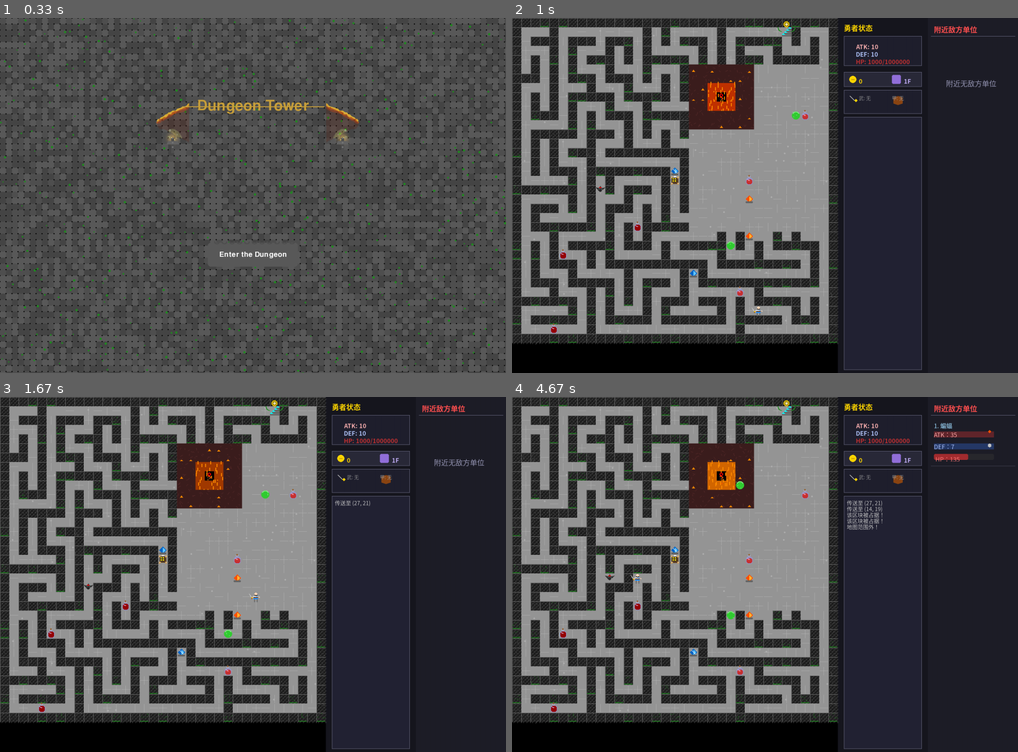
Above: before the commit, frames 1-4 (two rows, left to right).
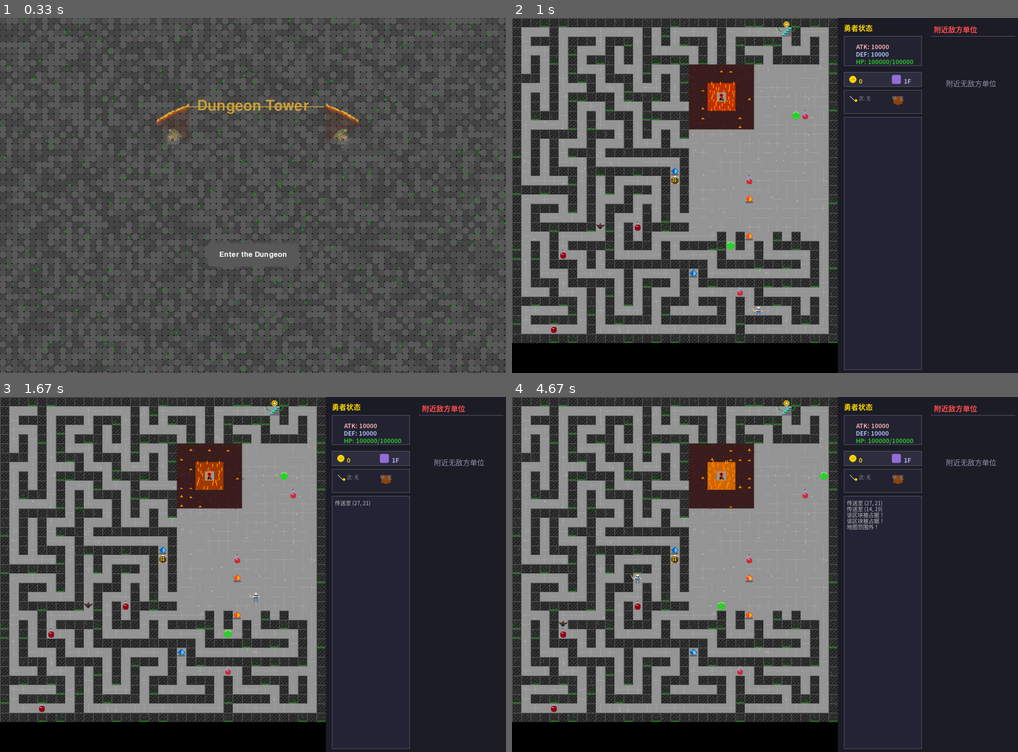
Above: after the commit, the same moments.

Repository: YujieLuo96/MOTA-game-pygame
Game: pygame game, started from MOTA.py
Same seed, same stepped clock (60 frames per second), same inputs: the game is played once before the commit and once after it.
Inputs (mouse positions are in pixels of both pictures, inside the frame that each line leads up to):
- Up to frame 1 (0.33 s): no input
- Up to frame 2 (1 s): click "Enter the Dungeon" at 0.38 s; hold D from 0.67 s (still down)
- Up to frame 3 (1.67 s): release D at 1.13 s; hold W 1.17-1.47 s; click (258, 599) at 1.55 s
- Up to frame 4 (4.67 s): click (643, 578) at 1.88 s; click (815, 652) at 2.22 s; click (673, 560) at 2.55 s; hold D 2.83-3.3 s; hold A 3.33-3.87 s; click (952, 698) at 3.95 s; hold S 4.23-4.53 s; hold A from 4.57 s (still down)

Frame 1 is identical in both runs. In frame 2, 0.4% of the frame differs, in the area x 0-80%, y 0-92%; in frame 3, 0.5%; in frame 4, 1.2%, in the area x 0-96%, y 0-92%.

Commit message:
replaced the dynamic maze background to static
improved the efficiency

Diff:
--- a/MOTA.py
+++ b/MOTA.py
@@ -401,10 +401,10 @@
     def __init__(self, x, y):
         self.x = x
         self.y = y
-        self.hp = 1000
-        self.max_hp = 1000000
-        self.base_atk = 10 # 基础攻击力
-        self.base_defense = 10 # 基础防御力
+        self.hp = 100000
+        self.max_hp = 100000
+        self.base_atk = 10000  # 基础攻击力
+        self.base_defense = 10000  # 基础防御力
         self.coins = 0
         self.equipped_weapon = None  # 当前装备的武器
         self.equipped_armor = None  # 当前装备的护甲
@@ -978,6 +978,8 @@
         self.main_menu = MainMenu(self.screen)
         self.death_screen = None
 
+        # ------------------- 静态背景渲染 -----------------------
+        self.background_surface = None  # 新增背景Surface
         self.generate_floor()
 
         self.player = Player(self.start_pos[0], self.start_pos[1])  # 游戏生成后玩家位置
@@ -2325,6 +2327,11 @@
         # 生成房间
         self.rooms = add_rooms(self.maze)
 
+        # 在生成完迷宫后创建背景Surface 静态渲染
+        self.background_surface = pygame.Surface((MAP_WIDTH * TILE_SIZE, MAP_HEIGHT * TILE_SIZE))
+
+        #---------------------------- 动态部分 -----------------------------
+
         # 在生成普通房间时替换为喷泉房间
         for i in range(len(self.rooms)):
             room = self.rooms[i]
@@ -2436,7 +2443,30 @@
         self.animation_radius = 0
         self.is_animating = True  # 触发动画
 
+        # 预绘制静态背景
+        for y in range(MAP_HEIGHT):
+            for x in range(MAP_WIDTH):
+                if self.maze[y][x] == 1:
+                    self.draw_wall(x, y, self.background_surface)
+                else:
+                    self.draw_floor(x, y, self.background_surface)
+
+
         # ---------------------- 喷泉房 ----------------------
+
+
+    def draw_fountain_room(self):
+        for y in range(MAP_HEIGHT):
+            for x in range(MAP_WIDTH):
+                if self.maze[y][x] == 2:  # 喷泉区域
+                    self.draw_fountain_tile(x, y)
+                elif self.maze[y][x] == 3:  # 岩浆
+                    self.draw_lava_tile(x, y)
+                elif self.maze[y][x] == 4:  # 黑曜石雕像
+                    self.draw_obsidian_statue(x, y)
+                elif self.maze[y][x] == 5:  # 地狱地板
+                    self.draw_hell_floor(x, y)
+
 
     def create_fountain_room(self, room):
         x, y, w, h = room
@@ -3104,7 +3134,7 @@
                 fr['y1'] <= self.player.y < fr['y2'])
 
     def spawn_slime(self):
-        slime_data = monsters_data[5]
+        slime_data = monsters_data[6]
         # 寻找可用位置
         fr = self.fountain_room
         for _ in range(10):  # 最多尝试10次
@@ -3211,56 +3241,60 @@
                         math.radians(270), math.radians(360), 2)
 
     # 墙壁绘制方法：
-    def draw_wall(self, x, y):
+    def draw_wall(self, x, y, surface=None):
+        surface = surface or self.screen
         """使用预先生成的样式绘制墙壁"""
         style = self.tile_styles[y][x]
         rect = pygame.Rect(x * TILE_SIZE, y * TILE_SIZE, TILE_SIZE, TILE_SIZE)
 
         # 绘制基础颜色
-        pygame.draw.rect(self.screen, COLOR_STONE, rect)
+        pygame.draw.rect(surface, COLOR_STONE, rect)
 
         if style['type'] == 'moss':
-            self.draw_moss_stone(x, y, style)
+            self.draw_moss_stone(x, y, style, surface)
         elif style['type'] == 'cracked':
-            self.draw_cracked_stone(x, y, style)
+            self.draw_cracked_stone(x, y, style, surface)
         else:
-            self.draw_basic_stone(x, y, style)
-
-        self.draw_stone_shading(x, y)
-
-    def draw_basic_stone(self, x, y, style):
+            self.draw_basic_stone(x, y, style, surface)
+
+        self.draw_stone_shading(x, y, surface)
+
+    def draw_basic_stone(self, x, y, style, surface=None):
+        surface = surface or self.screen
         """绘制基础石墙（使用预生成高光点）"""
         rect = pygame.Rect(x * TILE_SIZE, y * TILE_SIZE, TILE_SIZE, TILE_SIZE)
 
         # 砖缝（保持不变）
         for i in range(0, TILE_SIZE, 6):
-            pygame.draw.line(self.screen, COLOR_SHADOW,
+            pygame.draw.line(surface, COLOR_SHADOW,
                              (rect.left + i, rect.top),
                              (rect.left + i, rect.bottom), 1)
         # 使用预生成的高光点
         for px, py in style['highlights']:
-            pygame.draw.circle(self.screen, COLOR_HIGHLIGHT,
+            pygame.draw.circle(surface, COLOR_HIGHLIGHT,
                                (rect.left + px, rect.top + py), 1)
 
-    def draw_moss_stone(self, x, y, style):
+    def draw_moss_stone(self, x, y, style, surface=None):
+        surface = surface or self.screen
         """绘制青苔石墙（使用预生成参数）"""
         rect = pygame.Rect(x * TILE_SIZE, y * TILE_SIZE, TILE_SIZE, TILE_SIZE)
 
         # 绘制预先生成的青苔点
         for px, py in style['moss_pos']:
-            pygame.draw.circle(self.screen, COLOR_MOSS,
+            pygame.draw.circle(surface, COLOR_MOSS,
                                (rect.left + px, rect.top + py), 1)
 
         # 其他固定绘制（如底部青苔带）
-        pygame.draw.rect(self.screen, COLOR_MOSS,
+        pygame.draw.rect(surface, COLOR_MOSS,
                          (rect.left + 2, rect.bottom - 4, TILE_SIZE - 4, 3))
 
-    def draw_cracked_stone(self, x, y, style):
+    def draw_cracked_stone(self, x, y, style, surface=None):
+        surface = surface or self.screen
         """绘制裂缝石墙（使用预生成参数）"""
         rect = pygame.Rect(x * TILE_SIZE, y * TILE_SIZE, TILE_SIZE, TILE_SIZE)
 
         # 主裂缝
-        pygame.draw.line(self.screen, COLOR_CRACK,
+        pygame.draw.line(surface, COLOR_CRACK,
                          (rect.left + style['crack_start'][0], rect.top + style['crack_start'][1]),
                          (rect.left + style['crack_end'][0], rect.top + style['crack_end'][1]), 2)
 
@@ -3268,11 +3302,12 @@
         for sx, sy in style['small_cracks']:
             ex = sx + random.randint(-4, 4)
             ey = sy + random.randint(-4, 4)
-            pygame.draw.line(self.screen, COLOR_CRACK,
+            pygame.draw.line(surface, COLOR_CRACK,
                              (rect.left + sx, rect.top + sy),
                              (rect.left + ex, rect.top + ey), 1)
 
-    def draw_stone_shading(self, x, y):
+    def draw_stone_shading(self, x, y, surface=None):
+        surface = surface or self.screen
         """绘制石墙立体阴影效果"""
         rect = pygame.Rect(x * TILE_SIZE, y * TILE_SIZE, TILE_SIZE, TILE_SIZE)
 
@@ -3285,22 +3320,23 @@
         for i in range(0, TILE_SIZE, 6):
             for j in range(0, TILE_SIZE, 6):
                 if (i + j) % 12 == 0:
-                    pygame.draw.line(self.screen, COLOR_HIGHLIGHT,
+                    pygame.draw.line(surface, COLOR_HIGHLIGHT,
                                      (rect.left + i, rect.top + j),
                                      (rect.left + i + 4, rect.top + j), 1)
-                    pygame.draw.line(self.screen, COLOR_HIGHLIGHT,
+                    pygame.draw.line(surface, COLOR_HIGHLIGHT,
                                      (rect.left + i, rect.top + j),
                                      (rect.left + i, rect.top + j + 4), 1)
 
         # 顶部高光
-        pygame.draw.line(self.screen, COLOR_HIGHLIGHT,
+        pygame.draw.line(surface, COLOR_HIGHLIGHT,
                          (rect.left, rect.top), (rect.right, rect.top), 2)
         # 左侧高光
-        pygame.draw.line(self.screen, COLOR_HIGHLIGHT,
+        pygame.draw.line(surface, COLOR_HIGHLIGHT,
                          (rect.left, rect.top), (rect.left, rect.bottom), 2)
 
     # 地面绘画方法
-    def draw_floor(self, x, y):
+    def draw_floor(self, x, y, surface=None):
+        surface = surface or self.screen
         is_fountain_room = False
         if self.fountain_room:
             if (self.fountain_room['x1'] <= x < self.fountain_room['x2'] and
@@ -3308,55 +3344,46 @@
                 is_fountain_room = True
 
         rect = pygame.Rect(x * TILE_SIZE, y * TILE_SIZE, TILE_SIZE, TILE_SIZE)
-        if self.maze[y][x] == 2:  # 喷泉区域
-            self.draw_fountain_tile(x, y)
-        elif self.maze[y][x] == 3:  # 岩浆
-            self.draw_lava_tile(x, y)
-        elif self.maze[y][x] == 4:  # 黑曜石雕像
-            self.draw_obsidian_statue(x, y)
-        elif self.maze[y][x] == 5:  # 地狱地板
-            self.draw_hell_floor(x, y)
+        # 调整喷泉房间地板颜色和样式
+        if is_fountain_room:
+            base_color = tuple(c - 20 for c in COLOR_FLOOR)  # 更深的底色
+            pygame.draw.rect(surface, base_color, rect)
+            # 双倍裂缝密度
+            pygame.draw.line(surface, COLOR_FLOOR_CRACK,
+                             (rect.left + 2, rect.centery),
+                             (rect.right - 2, rect.centery), 2)
+            pygame.draw.line(surface, COLOR_FLOOR_CRACK,
+                             (rect.centerx, rect.top + 2),
+                             (rect.centerx, rect.bottom - 2), 2)
+            # 添加额外对角线裂缝
+            if random.random() < 0.4:
+                start_x = rect.left + random.randint(2, TILE_SIZE - 2)
+                start_y = rect.top + random.randint(2, TILE_SIZE - 2)
+                end_x = start_x + random.randint(-8, 8)
+                end_y = start_y + random.randint(-8, 8)
+                pygame.draw.line(surface, COLOR_FLOOR_CRACK,
+                                 (start_x, start_y), (end_x, end_y), 1)
         else:
-            # 调整喷泉房间地板颜色和样式
-            if is_fountain_room:
-                base_color = tuple(c - 20 for c in COLOR_FLOOR)  # 更深的底色
-                pygame.draw.rect(self.screen, base_color, rect)
-                # 双倍裂缝密度
-                pygame.draw.line(self.screen, COLOR_FLOOR_CRACK,
+            style = self.tile_styles[y][x]
+            pygame.draw.rect(surface, COLOR_FLOOR, rect)
+
+            # 水平裂缝
+            if style['crack_h']:
+                pygame.draw.line(surface, COLOR_FLOOR_CRACK,
                                  (rect.left + 2, rect.centery),
-                                 (rect.right - 2, rect.centery), 2)
-                pygame.draw.line(self.screen, COLOR_FLOOR_CRACK,
+                                 (rect.right - 2, rect.centery), 1)
+
+            # 垂直裂缝
+            if style['crack_v']:
+                pygame.draw.line(surface, COLOR_FLOOR_CRACK,
                                  (rect.centerx, rect.top + 2),
-                                 (rect.centerx, rect.bottom - 2), 2)
-                # 添加额外对角线裂缝
-                if random.random() < 0.4:
-                    start_x = rect.left + random.randint(2, TILE_SIZE - 2)
-                    start_y = rect.top + random.randint(2, TILE_SIZE - 2)
-                    end_x = start_x + random.randint(-8, 8)
-                    end_y = start_y + random.randint(-8, 8)
-                    pygame.draw.line(self.screen, COLOR_FLOOR_CRACK,
-                                     (start_x, start_y), (end_x, end_y), 1)
-            else:
-                style = self.tile_styles[y][x]
-                pygame.draw.rect(self.screen, COLOR_FLOOR, rect)
-
-                # 水平裂缝
-                if style['crack_h']:
-                    pygame.draw.line(self.screen, COLOR_FLOOR_CRACK,
-                                     (rect.left + 2, rect.centery),
-                                     (rect.right - 2, rect.centery), 1)
-
-                # 垂直裂缝
-                if style['crack_v']:
-                    pygame.draw.line(self.screen, COLOR_FLOOR_CRACK,
-                                     (rect.centerx, rect.top + 2),
-                                     (rect.centerx, rect.bottom - 2), 1)
-
-                # 污渍
-                if style['stain_pos']:
-                    sx, sy = style['stain_pos']
-                    pygame.draw.ellipse(self.screen, (175, 175, 175, 30),
-                                        (rect.left + sx, rect.top + sy, 6, 6))
+                                 (rect.centerx, rect.bottom - 2), 1)
+
+            # 污渍
+            if style['stain_pos']:
+                sx, sy = style['stain_pos']
+                pygame.draw.ellipse(surface, (175, 175, 175, 30),
+                                    (rect.left + sx, rect.top + sy, 6, 6))
 
     # 右侧绘画怪物动态属性面板
     def draw_side_panel(self):
@@ -3844,16 +3871,13 @@
                 self.screen.blit(halo, (x - 2, y - 2))
 
     def draw(self):
-        self.screen.fill((0, 0, 0))
-        for y in range(MAP_HEIGHT):
-            for x in range(MAP_WIDTH):
-                if self.maze[y][x] == 1:
-                    self.draw_wall(x, y)
-                else:
-                    self.draw_floor(x, y)
+        # 绘制静态背景
+        self.screen.blit(self.background_surface, (0, 0))
 
         # 绘制向上的楼梯
         self.draw_stairs(self.screen, self.exit_pos[0] * TILE_SIZE, self.exit_pos[1] * TILE_SIZE, TILE_SIZE)
+
+        self.draw_fountain_room()
 
         # 绘制路径
         self.draw_path()
